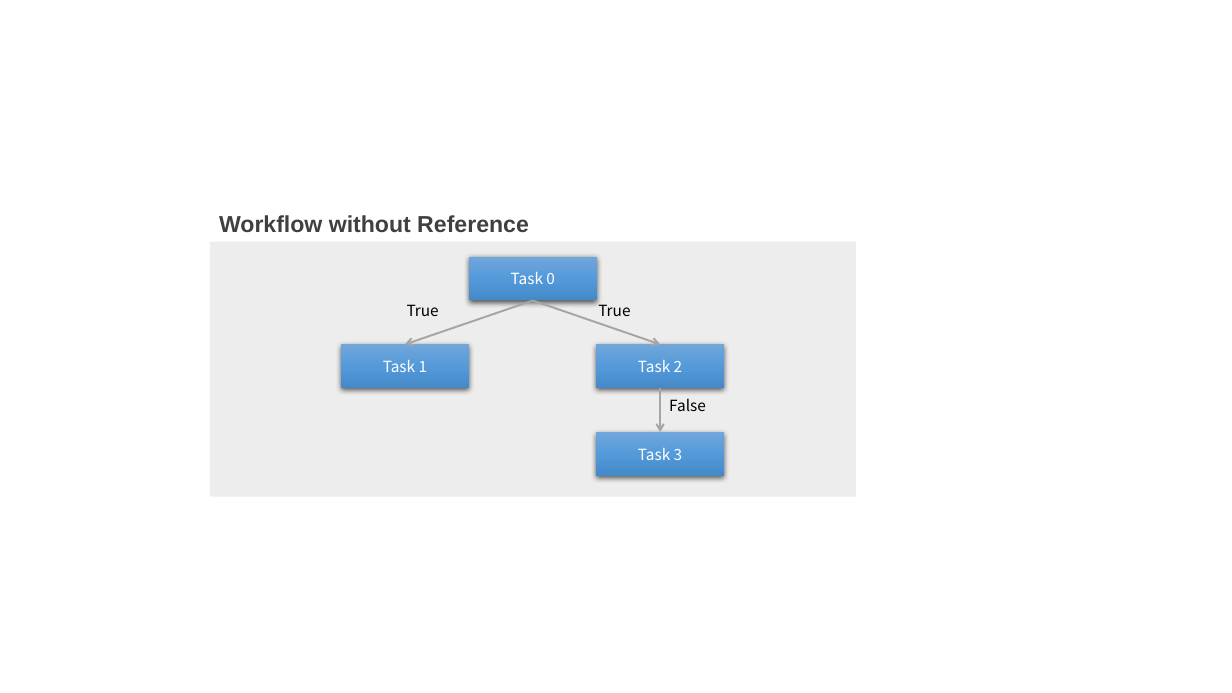
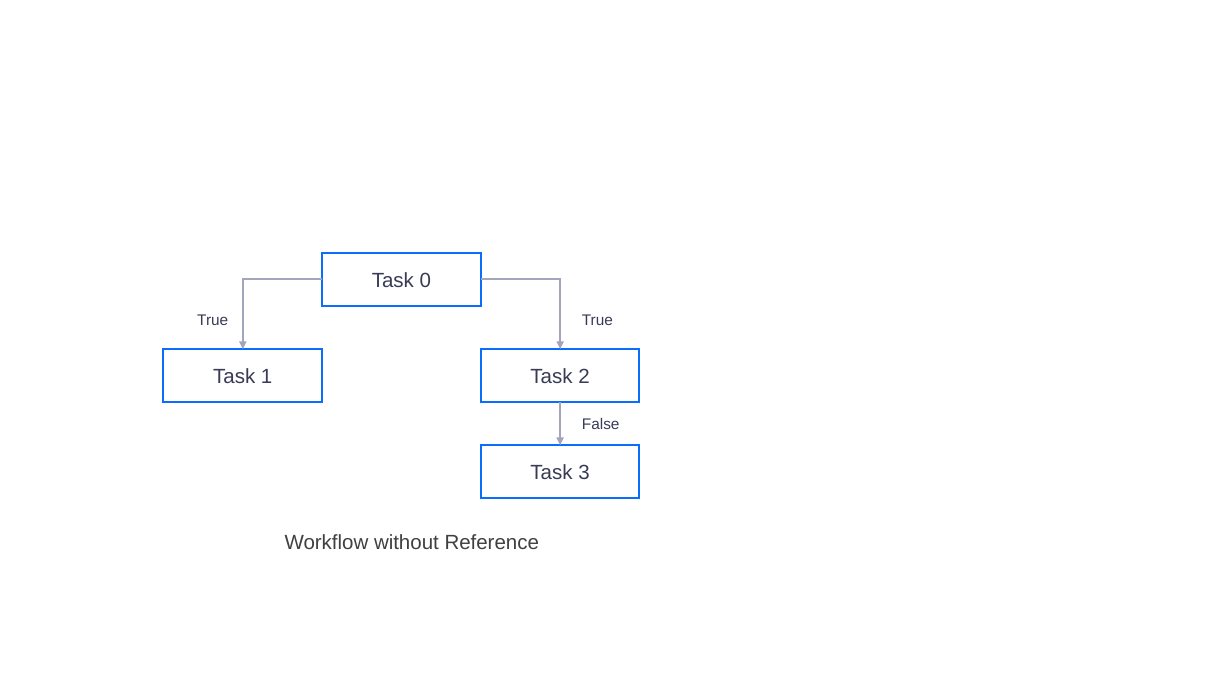
Before and after one commit to EnvisionDoc/offline_data_en, a slide deck: slide 2 of media/offline_en.pptx. Drawn at 1232x693 pixels with LibreOffice and Linux fonts; fonts in the diff are those of the drawing. Boxes give left, top, right and bottom in pixels: in the first picture for what was removed or moved away, otherwise in the second. Text is boxed around its words. In the diff, an @@ line names an element or a change of style, - is before the commit and + after.

```diff
--- a/media/offline_en.pptx
+++ b/media/offline_en.pptx
@@ rectangle removed at box(210, 242, 856, 497) @@
@@ rectangle "Task 0": place and size @@
-rectangle "Task 0" at box(470, 257, 597, 300)
+rectangle "Task 0" at box(323, 253, 482, 306)
@@ elbow arrow added from (323, 279) to (243, 349), #A2A5BC 1.5 pt @@
@@ elbow arrow added from (481, 279) to (560, 349), #A2A5BC 1.5 pt @@
@@ font Noto Sans CJK SC to Arial, text colour #000000 to #383B55 in 3 elements at box(582, 314, 613, 325), box(582, 418, 620, 429), box(197, 314, 228, 325) @@
@@ text "True": place and size @@
-text "True" at box(407, 304, 439, 316)
+text "True" at box(197, 314, 228, 325)
@@ arrow removed from (533, 300) to (405, 345) @@
@@ arrow removed from (533, 300) to (660, 345) @@
@@ text "True": place and size @@
-text "True" at box(598, 300, 630, 316)
+text "True" at box(582, 314, 613, 325)
@@ size 12 to 16 pt, font Noto Sans CJK SC to Arial, text colour #FFFFFF to #383B55; fill gradient #71A6DB to #559BDB to #448ACA to none; outline none to #0A6EFA 1.5 pt; shadow off in 4 elements at box(481, 349, 640, 402), box(481, 445, 640, 498), box(323, 253, 482, 306), box(164, 349, 323, 402) @@
@@ rectangle "Task 1": place and size @@
-rectangle "Task 1" at box(341, 345, 469, 388)
+rectangle "Task 1" at box(164, 349, 323, 402)
@@ rectangle "Task 2": place and size @@
-rectangle "Task 2" at box(596, 345, 724, 388)
+rectangle "Task 2" at box(481, 349, 640, 402)
@@ arrow moved from (660, 388) - (660, 433) to (560, 402) - (560, 445) @@
@@ arrow (560, 402) - (560, 445): stroke #A5A5A5 1.5 pt to #A2A5BC 1.5 pt; arrowheads changed @@
@@ text "False": place and size @@
-text "False" at box(669, 398, 706, 411)
+text "False" at box(582, 418, 620, 429)
@@ rectangle "Task 3": place and size @@
-rectangle "Task 3" at box(596, 433, 724, 476)
+rectangle "Task 3" at box(481, 445, 640, 498)
@@ text "Workflow without Reference": place and size @@
-text "Workflow without Reference" at box(219, 215, 529, 232)
+text "Workflow without Reference" at box(285, 534, 539, 549)
@@ text "Workflow without Reference" at box(285, 534, 539, 549): size 18 to 16 pt, bold off @@
```
Also in this commit, not shown: 3 other slides changed, 21 other files.
